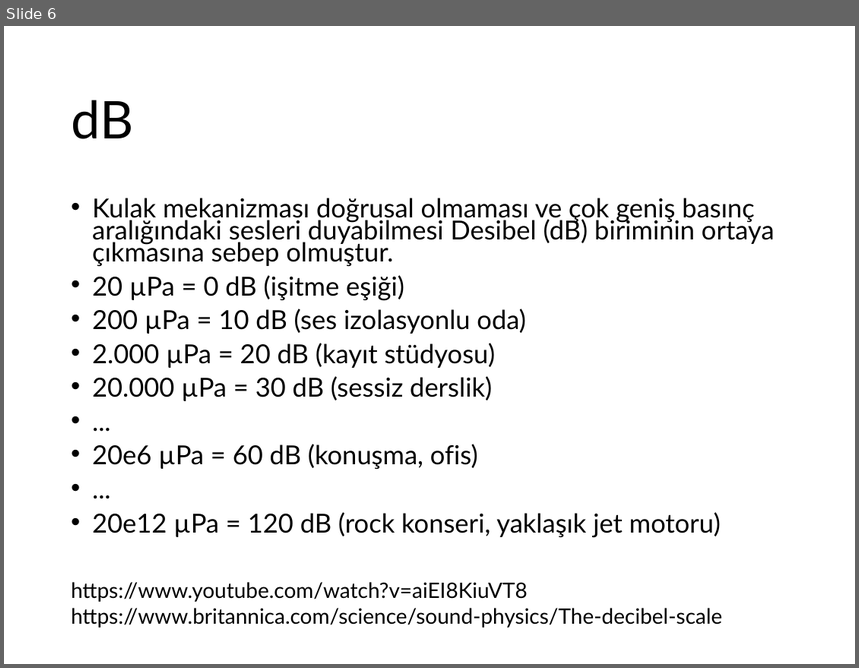
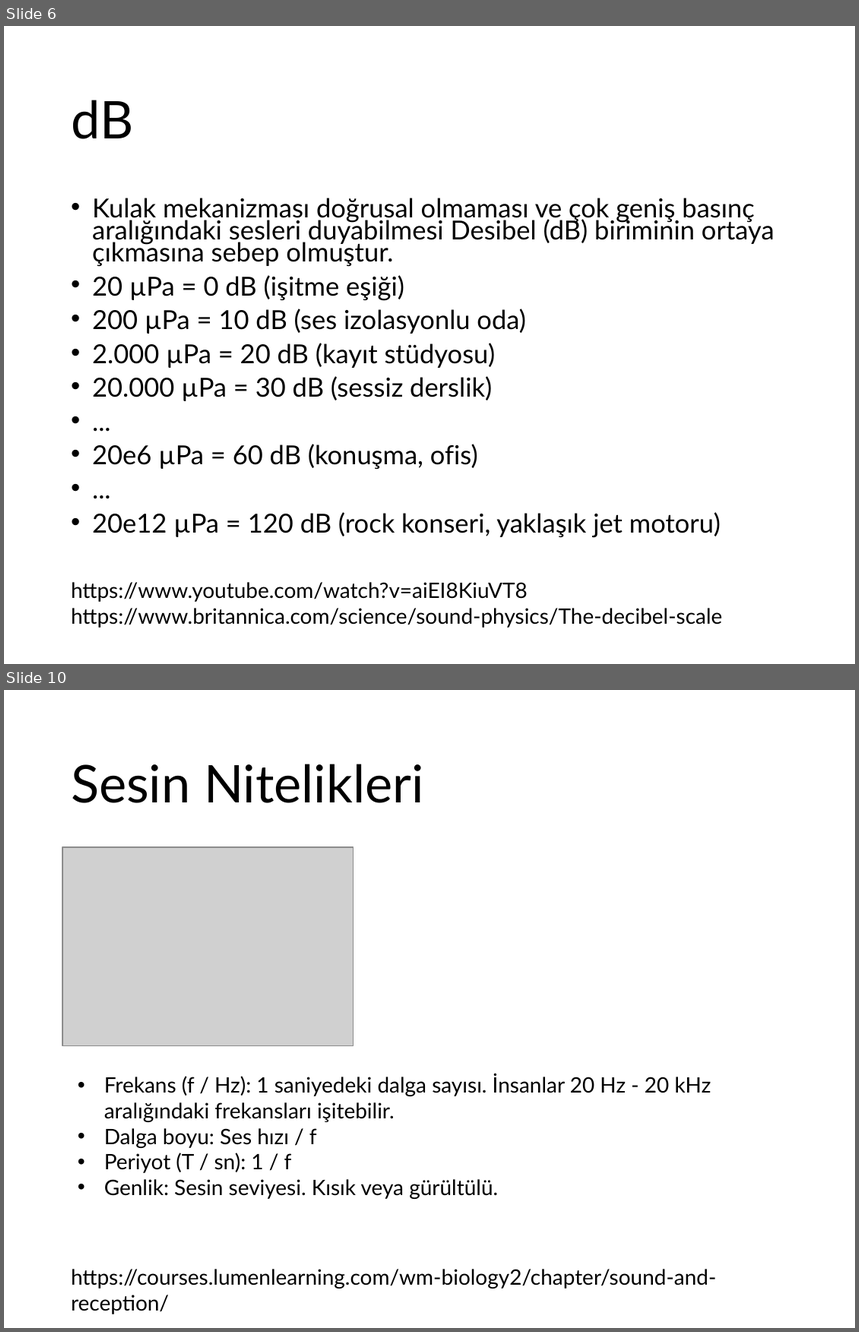
Before and after one commit to ihpar/ssi, a slide deck: slides/Slide_0.pptx. Shown one above the other, each under a label of ours: slide 6 before the commit, slides 6 and 10 after it; the slides between them are not shown. The pictures are 859x668 and 859x1332 pixels, drawn with LibreOffice and Linux fonts; fonts in the diff are those of the drawing; grey boxes stand for pictures. Boxes give left, top, right and bottom in pixels: in the first picture for what was removed or moved away, otherwise in the second. Text is boxed around its words. In the diff, an @@ line names an element or a change of style, - is before the commit and + after.

```diff
--- a/slides/Slide_0.pptx
+++ b/slides/Slide_0.pptx
@@ slide 10 added at [4,690,855,1328], background #FFFFFF @@
@@ title added at [71,764,424,803], 44 pt, text #000000 @@
+Sesin Nitelikleri
@@ picture added at [63,847,353,1046] @@
@@ text added at [104,1075,712,1199], 18 pt, text #000000 @@
+• Frekans (f / Hz): 1 saniyedeki dalga sayısı. İnsanlar 20 Hz - 20 kHz aralığındaki frekansları işitebilir.
+• Dalga boyu: Ses hızı / f
+• Periyot (T / sn): 1 / f
+• Genlik: Sesin seviyesi. Kısık veya gürültülü.
@@ text added at [71,1269,716,1315], 18 pt, text #000000 @@
+https://courses.lumenlearning.com/wm-biology2/chapter/sound-and-reception/
```
Also in this commit, not shown: 9 other slides added.
